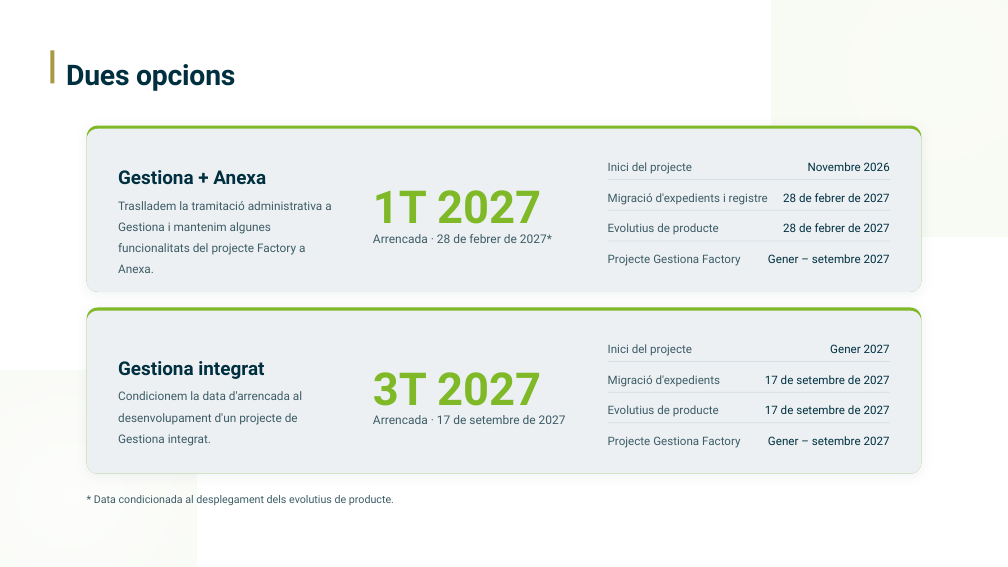
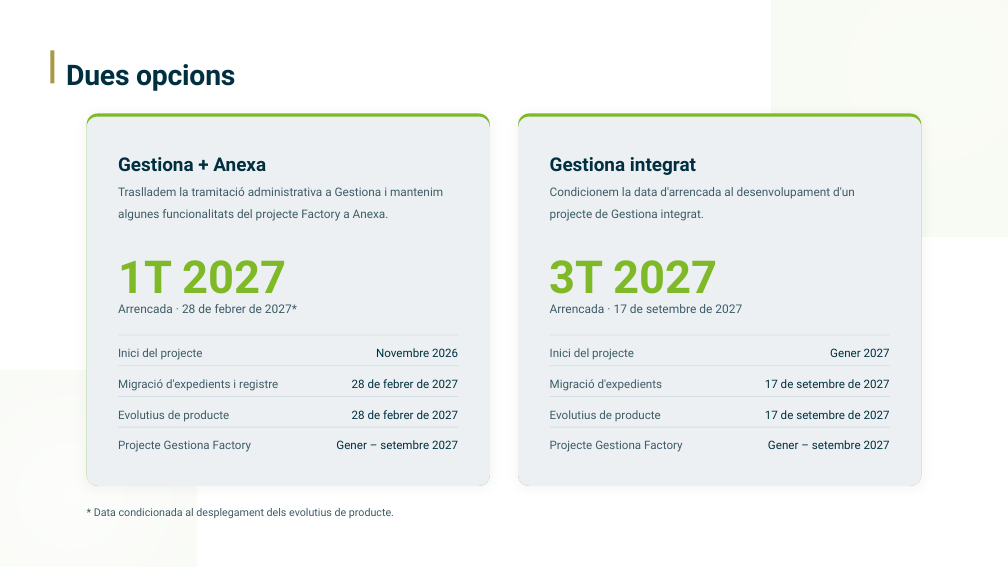
Before and after one commit to RicardoGestiona/presentaciones, a slide deck: slide 12 of apdcat-migracio/apdcat-migracio.pptx. Drawn at 1008x567 pixels with LibreOffice and Linux fonts; fonts in the diff are those of the drawing. Boxes give left, top, right and bottom in pixels: in the first picture for what was removed or moved away, otherwise in the second. Text is boxed around its words. In the diff, an @@ line names an element or a change of style, - is before the commit and + after.

```diff
--- a/apdcat-migracio/apdcat-migracio.pptx
+++ b/apdcat-migracio/apdcat-migracio.pptx
@@ rounded rectangle: place and size @@
-rounded rectangle at (87,129,921,292)
+rounded rectangle at (87,113,490,486)
@@ rounded rectangle at (87,113,490,486): fill #ECF0F3 to #7FB927; proportions changed @@
@@ rounded rectangle added at (87,117,490,486), fill #ECF0F3 @@
@@ rounded rectangle added at (518,113,921,486), fill #7FB927 @@
@@ rounded rectangle added at (518,117,921,486), fill #ECF0F3 @@
@@ rounded rectangle removed at (87,125,921,291) @@
@@ text "Gestiona + Anexa": place and size @@
-text "Gestiona + Anexa" at (118,170,266,184)
+text "Gestiona + Anexa" at (118,157,266,171)
@@ text "Gestiona integrat": place and size @@
-text "Gestiona integrat" at (118,361,264,379)
+text "Gestiona integrat" at (550,157,696,175)
@@ text "Traslladem la tramitació administrativa a ..." rewrapped from (118,201,331,255) to (118,187,443,221) @@
@@ text "Condicionem la data d'arrencada al ..." rewrapped from (118,391,302,446) to (550,187,855,221) @@
@@ text "1T 2027": place and size @@
-text "1T 2027" at (373,190,541,224)
+text "1T 2027" at (118,260,286,294)
@@ text "3T 2027" rewrapped from (373,372,541,416) to (550,260,718,294) @@
@@ text "Arrencada · 28 de febrer ...": place and size @@
-text "Arrencada · 28 de febrer ..." at (373,234,552,243)
+text "Arrencada · 28 de febrer ..." at (118,304,297,313)
@@ text "Arrencada · 17 de setembre ...": place and size @@
-text "Arrencada · 17 de setembre ..." at (373,415,566,424)
+text "Arrencada · 17 de setembre ..." at (550,304,742,313)
@@ rounded rectangle removed at (87,307,921,473) @@
@@ rounded rectangle removed at (87,311,921,474) @@
@@ rectangle: place and size @@
-rectangle at (608,179,890,180)
+rectangle at (118,334,458,335)
@@ rectangle: place and size @@
-rectangle at (608,210,890,210)
+rectangle at (118,365,458,366)
@@ rectangle: place and size @@
-rectangle at (608,361,890,362)
+rectangle at (549,365,890,366)
@@ rectangle added at (118,396,458,396), fill #D4DEE3 @@
@@ rectangle: place and size @@
-rectangle at (608,392,890,392)
+rectangle at (549,396,890,396)
@@ 4 texts: place and size @@
-4 texts at (608,162,768,266)
+4 texts at (118,348,278,452)
@@ rectangle added at (118,427,458,427), fill #D4DEE3 @@
@@ 4 texts: place and size @@
-4 texts at (768,162,890,263)
+4 texts at (336,348,458,449)
@@ 4 texts: place and size @@
-4 texts at (608,344,740,448)
+4 texts at (550,348,682,452)
@@ rectangle: place and size @@
-rectangle at (608,422,890,423)
+rectangle at (549,427,890,427)
@@ 4 texts: place and size @@
-4 texts at (765,344,890,445)
+4 texts at (765,348,890,449)
@@ text "* Data condicionada al desplegament ...": place and size @@
-text "* Data condicionada al desplegament ..." at (94,495,394,505)
+text "* Data condicionada al desplegament ..." at (94,508,394,518)
```
Also in this commit, not shown: 2 other files.
